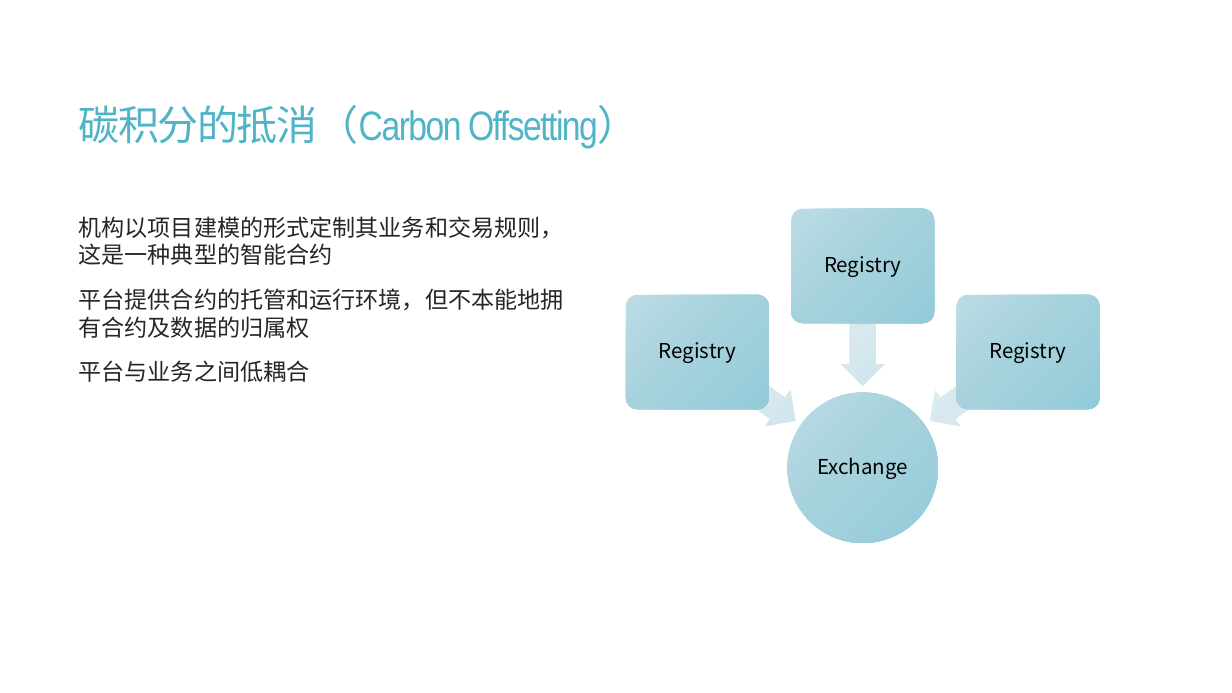
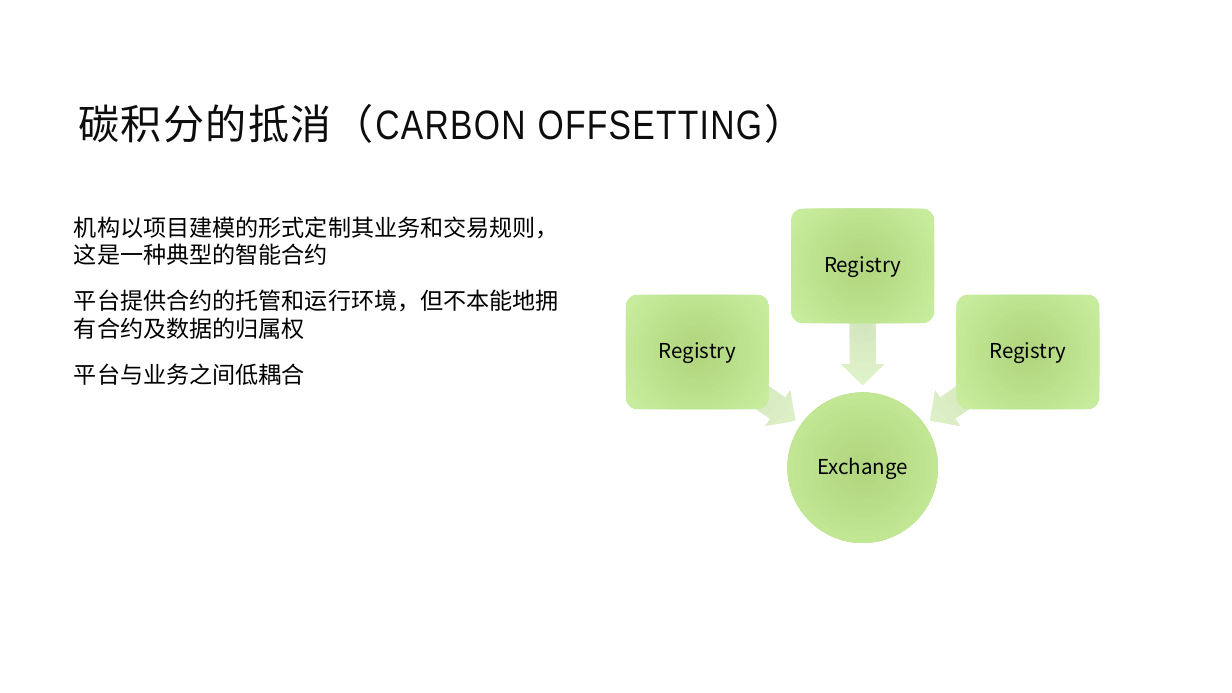
Before and after one commit to jzgi/chainfx, a slide deck: slide 18 of Docs/品链框架.pptx (slide 36 before the commit). Drawn at 1232x693 pixels with LibreOffice and Linux fonts; fonts in the diff are those of the drawing. Boxes give left, top, right and bottom in pixels: in the first picture for what was removed or moved away, otherwise in the second. Text is boxed around its words. In the diff, an @@ line names an element or a change of style, - is before the commit and + after.

```diff
--- a/Docs/品链框架.pptx
+++ b/Docs/品链框架.pptx
@@ title at (x1=79, y1=104, x2=806, y2=143): text changed; text colour #50B4C8 to #0D0D0D @@
-碳积分的抵消（Carbon Offsetting）
+碳积分的抵消（CARBON OFFSETTING）
@@ text "机构以项目建模的形式定制其业务和交易规则，这是一种典型的智能合约" at (x1=74, y1=216, x2=559, y2=385): text colour #262626 to #000000; more space between paragraphs @@
@@ fill gradient #BDDCE5 to #A5D1DD to #94CBD9 to gradient #B0D57D to #CAEEA0 in 4 elements at (x1=787, y1=393, x2=938, y2=543), (x1=626, y1=295, x2=769, y2=409), (x1=791, y1=209, x2=934, y2=323), (x1=957, y1=295, x2=1100, y2=409) @@
@@ fill gradient #ECF5F7 to #D9EAEF to #D2E7ED to gradient #D4E7BF to #E1F4CC in 3 elements at (x1=685, y1=335, x2=807, y2=438), (x1=842, y1=266, x2=884, y2=385), (x1=918, y1=335, x2=1040, y2=438) @@
```
Also in this commit, not shown: 15 other slides changed, 2 slides added, 20 slides removed, 17 other files.
